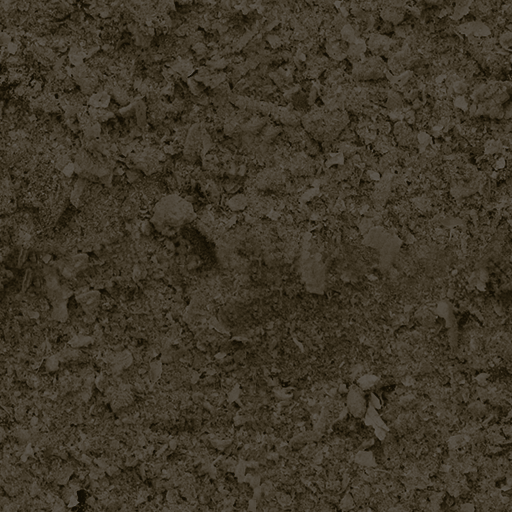
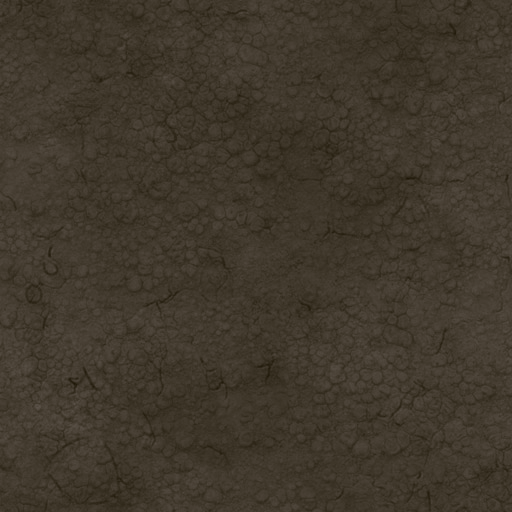
Revision of a layered 512×512 image; what changed, layer by layer:
renamed "Hintergrund-Kopie#1" to "earth_spongy_NRM.jpg", hid it, painted on it over [0, 0, 512, 512]
added layer "earth_spongy_ copy #2" above "earth_spongy_ copy #1" over [0, 0, 512, 512]
added layer "earth_spongy_ copy #1" above "earth_spongy_ copy" over [0, 0, 512, 512]
renamed "Hintergrund-Kopie" to "earth_spongy_ copy", hid it, painted on it over [0, 0, 512, 512]
renamed "Hintergrund" to "ashes.jpg", painted on it over [0, 0, 512, 512]
